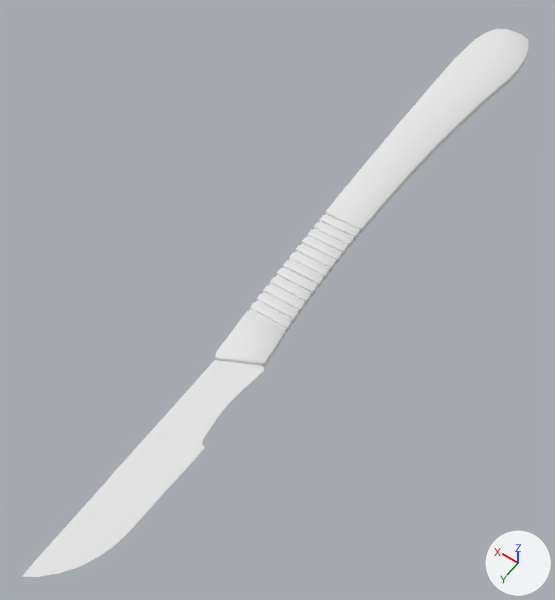
A saved change to the OBJ model Elements/pyGLV/examples/models/Scalpel/Scalpel.obj.
The view is the same before and after, from a 50 mm camera at (-0.083, 0.153, 0.186) aimed at (0.008, 0.026, -0.014). Every picture has the same lights, and +X, +Y and +Z are marked at lower right. Where no turn or scale is listed for an object, it has been applied to the vertices.

The first picture shows 'Scalpel'.
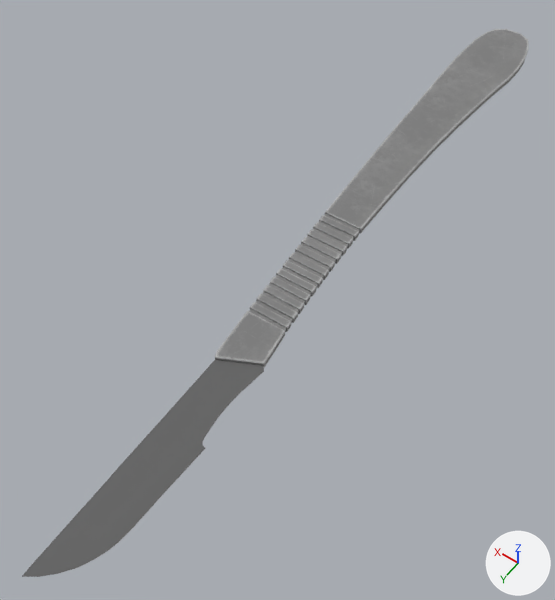
Location of each change, (x1, y1, x2, y2) in pixels of the pictures (555 x 600 px):
'Scalpel', recoloured (white to grey): (22, 29, 529, 577) in both

The change, as a list of edits to the scene's bpy script:
```text
Add img_scalpel_new_01b_low_material__128_albedo_png:
    img_scalpel_new_01b_low_material__128_albedo_png = load_image('scalpel_NEW_01B_LOW_Material__128_Albedo.png', 'scalpel NEW 01B_LOW_Material _128_Albedo.png', 1024, 1024, 'sRGB')
Add mat_blinn1sg:
    mat_blinn1sg = principled_material('blinn1SG')
    mat_blinn1sg.texture = img_scalpel_new_01b_low_material__128_albedo_png
    mat_blinn1sg.roughness = 1.0
Change me_scalpel:
    where me_scalpel.from_pydata(...)  # 1530 vertices, 3052 faces; spans x -0.011..0.015, y -0.138..0.138, z -0.001..0.001
    remove me_scalpel.materials.append(mat_scalpel_new_handlesg)  # white #e7e7e7
    add me_scalpel.materials.append(mat_blinn1sg)  # picture img_scalpel_new_01b_low_material__128_albedo_png
```
